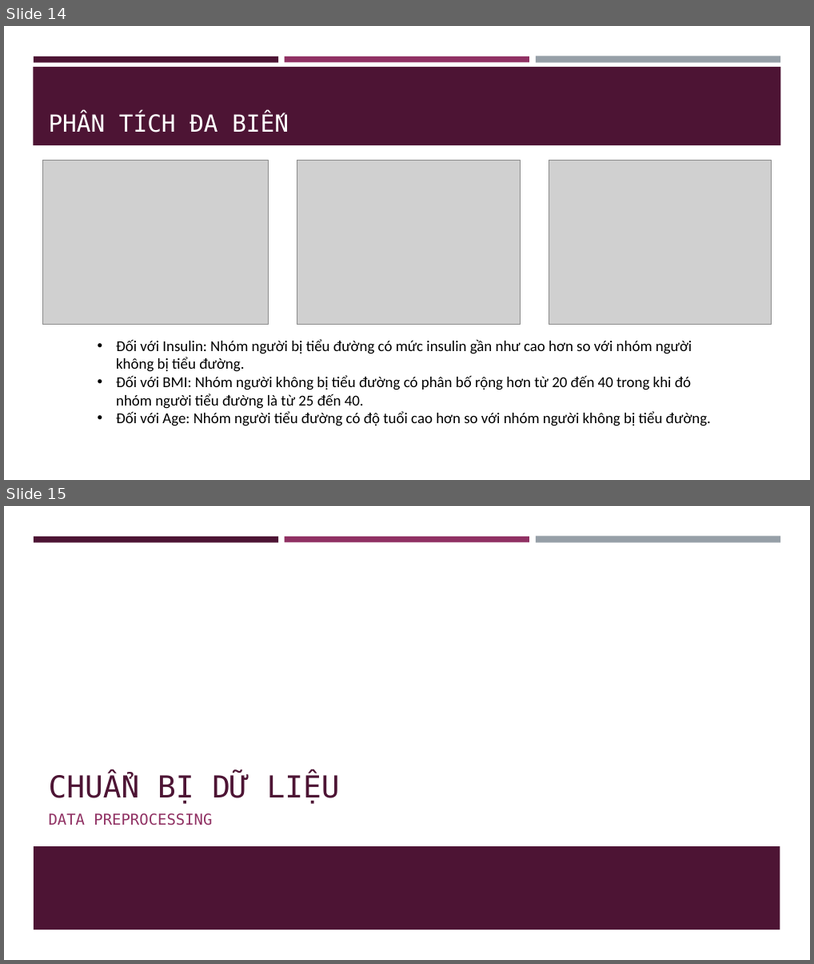
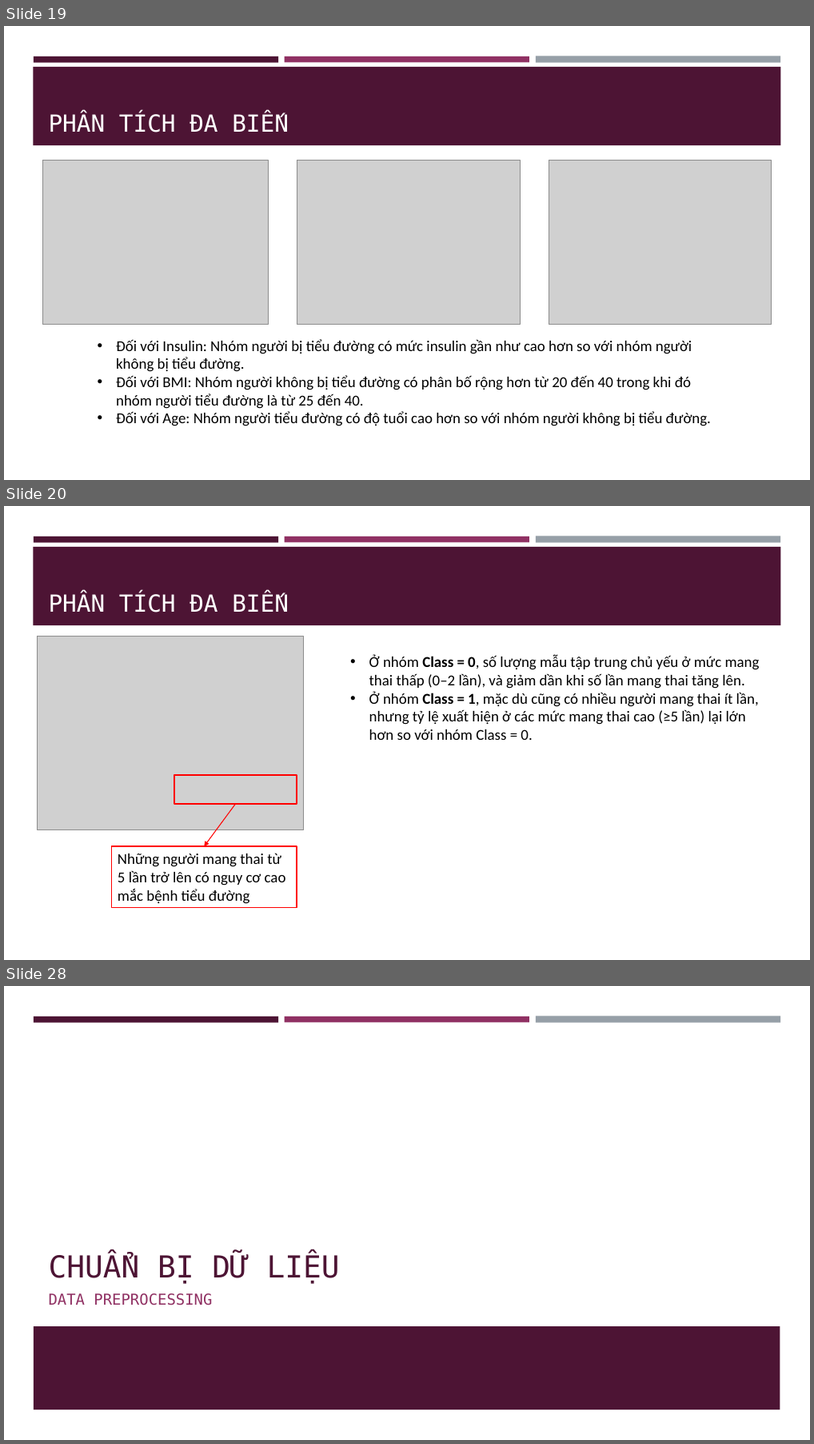
Before and after one commit to NgThanhNhanf/machine_learning, a slide deck: code/practice/lab04/EDA_Bao_cao.pptx. Shown one above the other, each under a label of ours: slides 14 and 15 before the commit, slides 19, 20 and 28 after it; the slides between them are not shown. The pictures are 814x964 and 814x1444 pixels, drawn with LibreOffice and Linux fonts; fonts in the diff are those of the drawing; grey boxes stand for pictures. Boxes give left, top, right and bottom in pixels: in the first picture for what was removed or moved away, otherwise in the second. Text is boxed around its words. In the diff, an @@ line names an element or a change of style, - is before the commit and + after.

```diff
--- a/code/practice/lab04/EDA_Bao_cao.pptx
+++ b/code/practice/lab04/EDA_Bao_cao.pptx
@@ slide 20 added at (4,506,810,960), background #FFFFFF; not listed: 4 template elements that a slide beside it also shows @@
@@ title added at (49,592,218,612), 28 pt, text #FFFFFF @@
+PHÂN TÍCH ĐA BIẾN
@@ picture added at (38,636,303,830) @@
@@ text added at (370,655,760,740), 18 pt, text #000000 @@
+• Ở nhóm Class = 0, số lượng mẫu tập trung chủ yếu ở mức mang thai thấp (0–2 lần), và giảm dần khi số lần mang thai tăng lên.
+• Ở nhóm Class = 1, mặc dù cũng có nhiều người mang thai ít lần, nhưng tỷ lệ xuất hiện ở các mức mang thai cao (≥5 lần) lại lớn hơn so với nhóm Class = 0.
@@ rectangle added at (174,776,297,804), outline #FF0000 1.75 pt @@
@@ arrow added from (236, 804) to (204, 846), #FF0000 1 pt @@
@@ rectangle added at (112,846,297,907), fill #FFFFFF, outline #FF0000 1.75 pt, 18 pt, text #000000 @@
+Những người mang thai từ 5 lần trở lên có nguy cơ cao mắc bệnh tiểu đường
@@ what was slide 14 is now slide 19 @@
@@ what was slide 15 is now slide 28 @@
```
Also in this commit, not shown: 6 slides changed, 13 other slides added, 1 slide removed, 22 other files.
